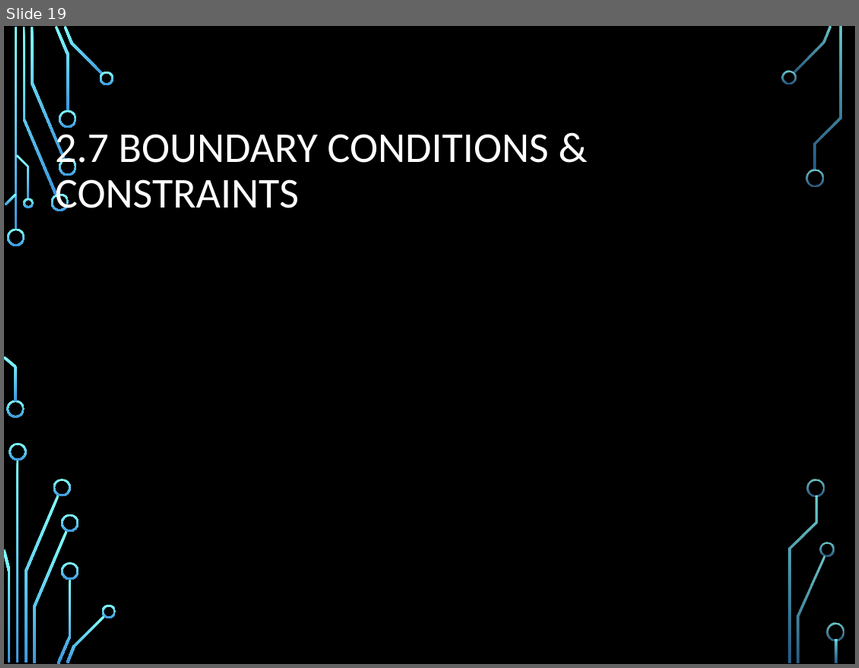
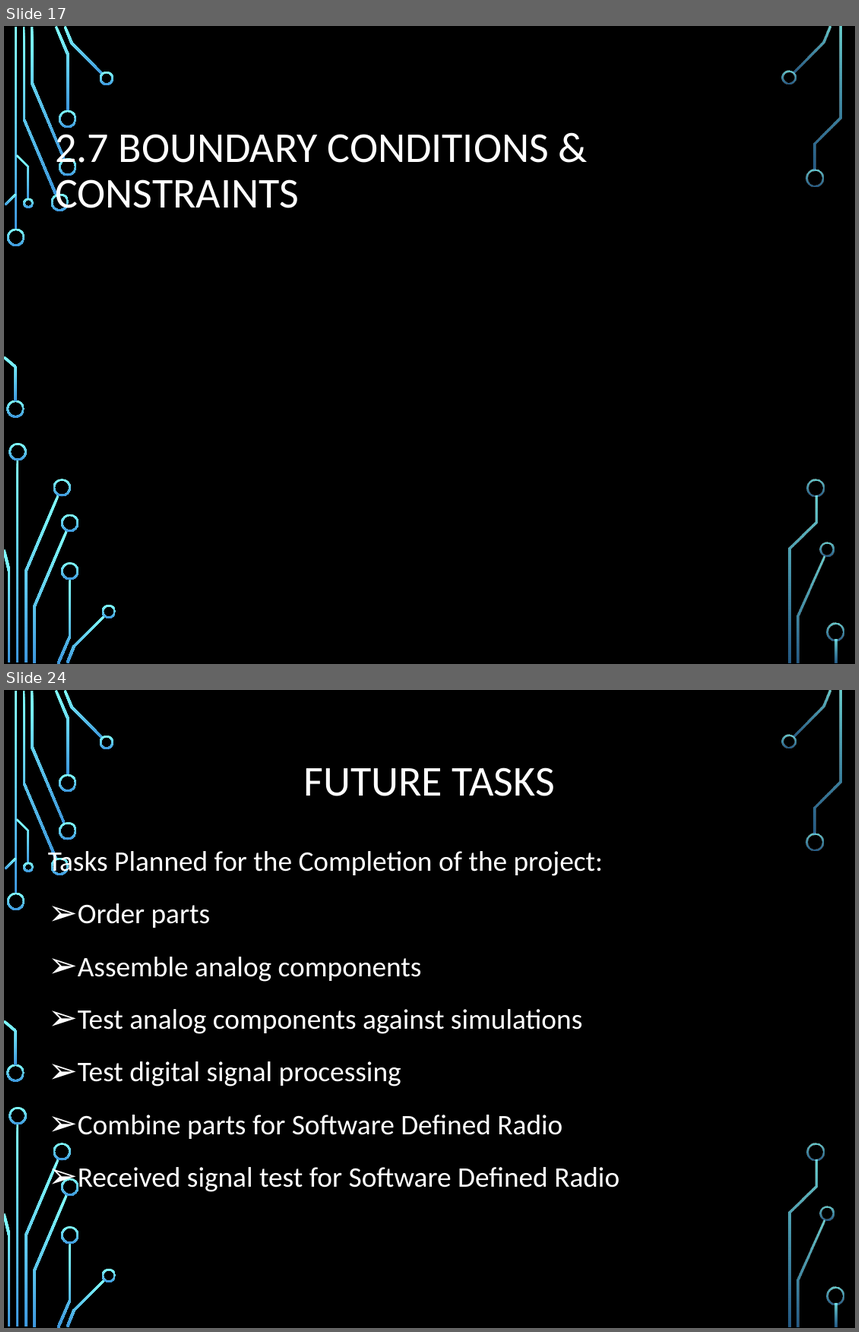
Before and after one commit to ZSchneiderman/SDR-Senior-Design, a slide deck: docs/Team 1.12 SDR Radio IDR.pptx. Shown one above the other, each under a label of ours: slide 19 before the commit, slides 17 and 24 after it; the slides between them are not shown. The pictures are 859x668 and 859x1332 pixels, drawn with LibreOffice and Linux fonts; fonts in the diff are those of the drawing; background and template pictures are left out. Boxes give left, top, right and bottom in pixels: in the first picture for what was removed or moved away, otherwise in the second. Text is boxed around its words. In the diff, an @@ line names an element or a change of style, - is before the commit and + after.

```diff
--- a/docs/Team 1.12 SDR Radio IDR.pptx
+++ b/docs/Team 1.12 SDR Radio IDR.pptx
@@ slide 24 added at (4, 690, 855, 1328), background picture (left out); not listed: 36 template elements that a slide beside it also shows @@
@@ title added at (304, 768, 555, 796), 36 pt, text #FFFFFF @@
+FUTURE TASKS
@@ text added at (48, 847, 620, 1192), 24 pt, text #FFFFFF @@
+Tasks Planned for the Completion of the project:
+➢ Order parts
+➢ Assemble analog components
+➢ Test analog components against simulations
+➢ Test digital signal processing
+➢ Combine parts for Software Defined Radio
+➢ Received signal test for Software Defined Radio
@@ what was slide 19 is now slide 17 @@
```
Also in this commit, not shown: 12 slides changed, 3 other slides added, 6 slides removed.
